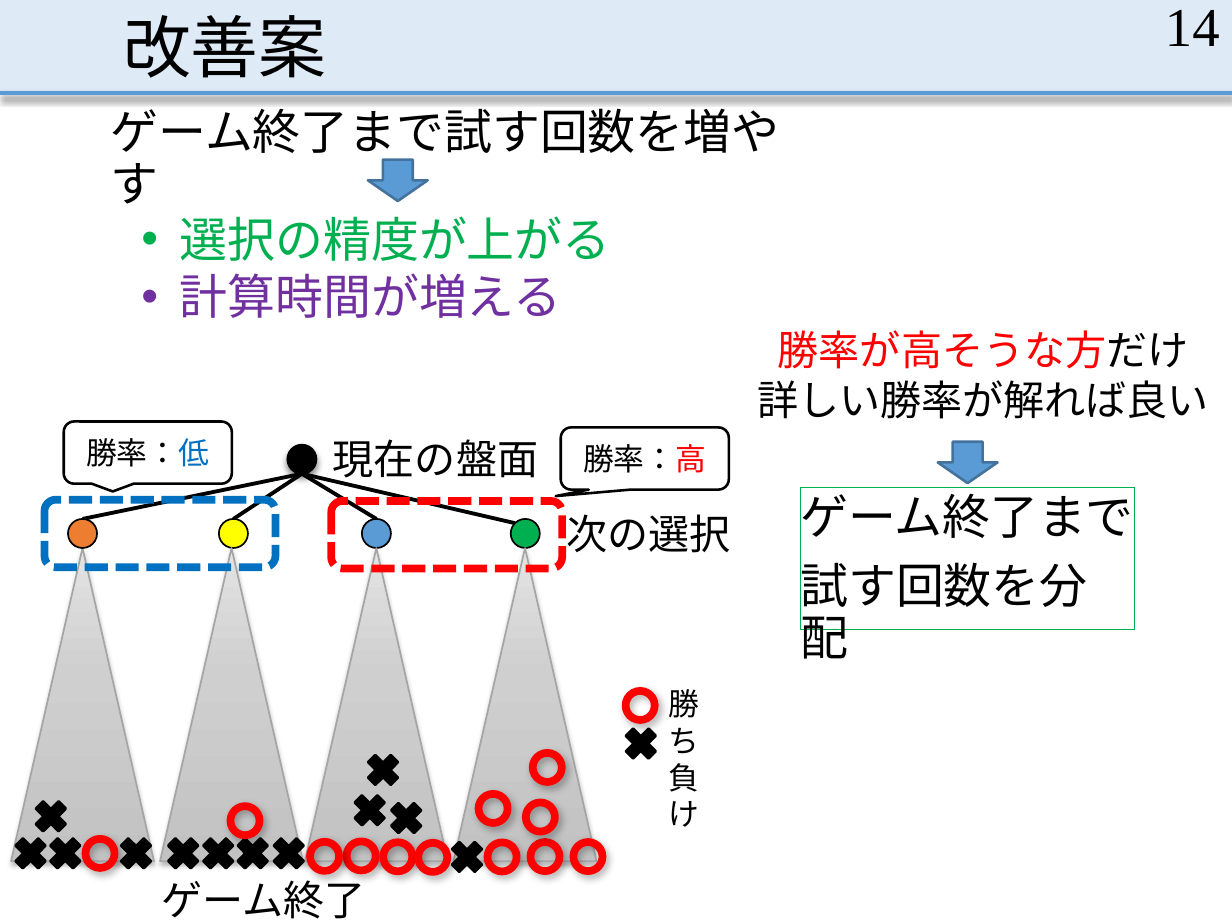
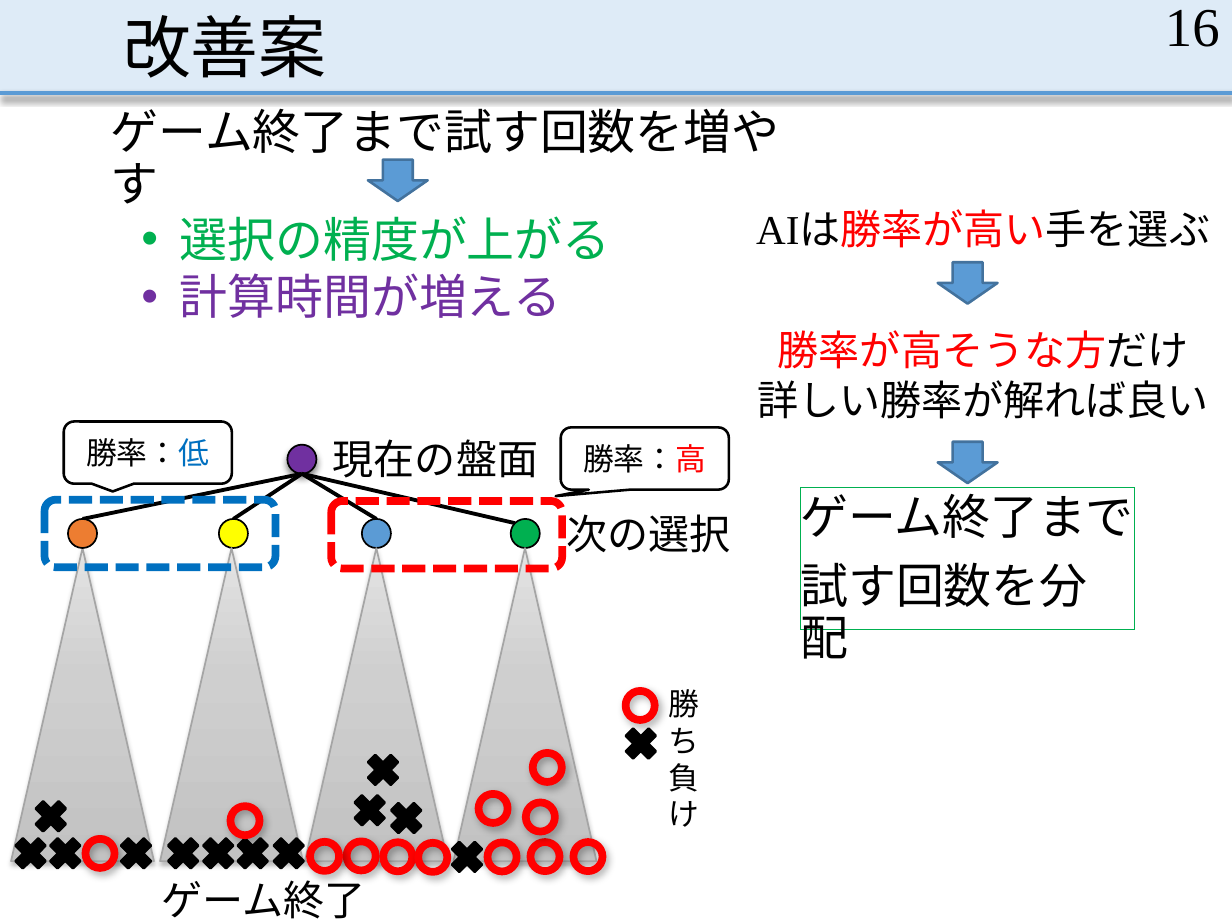
Before and after one commit to MasayaOda/SR, a slide deck: slide 16 of 中間発表.pptx (slide 14 before the commit). Drawn at 1232x924 pixels with LibreOffice and Linux fonts; fonts in the diff are those of the drawing. Boxes give left, top, right and bottom in pixels: in the first picture for what was removed or moved away, otherwise in the second. Text is boxed around its words. In the diff, an @@ line names an element or a change of style, - is before the commit and + after.

```diff
--- a/中間発表.pptx
+++ b/中間発表.pptx
@@ page number at [1165,9,1220,47]: text changed @@
-14
+16
@@ text added at [756,212,1210,248], 24 pt, text #000000 @@
+AIは勝率が高い手を選ぶ
@@ down arrow added at [938,262,998,304], fill #5B9BD5, outline #43739E 1.5 pt @@
@@ ellipse at [287,445,317,474]: fill #000000 to #7030A0 @@
```
Also in this commit, not shown: 9 other slides changed, 4 slides added.
